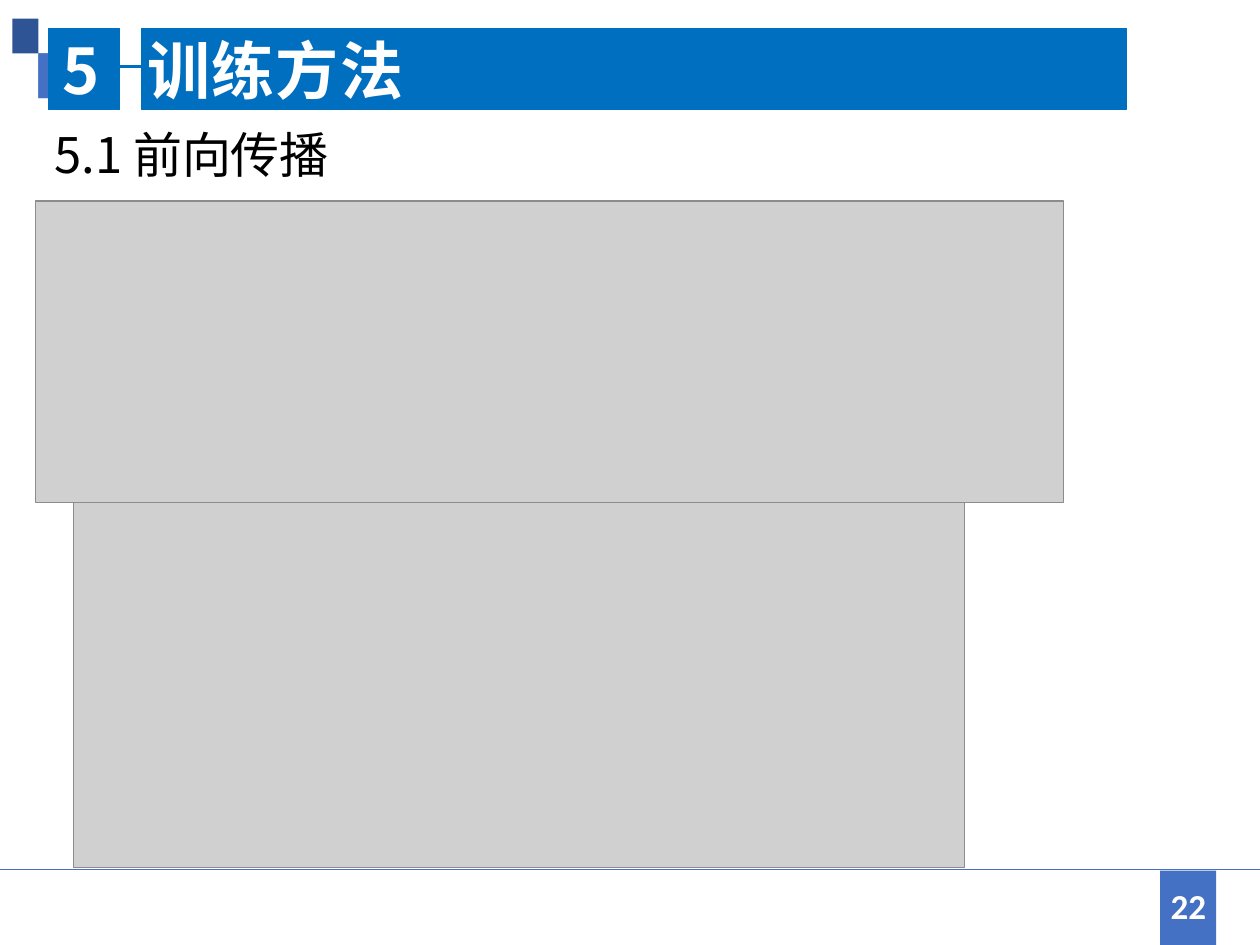
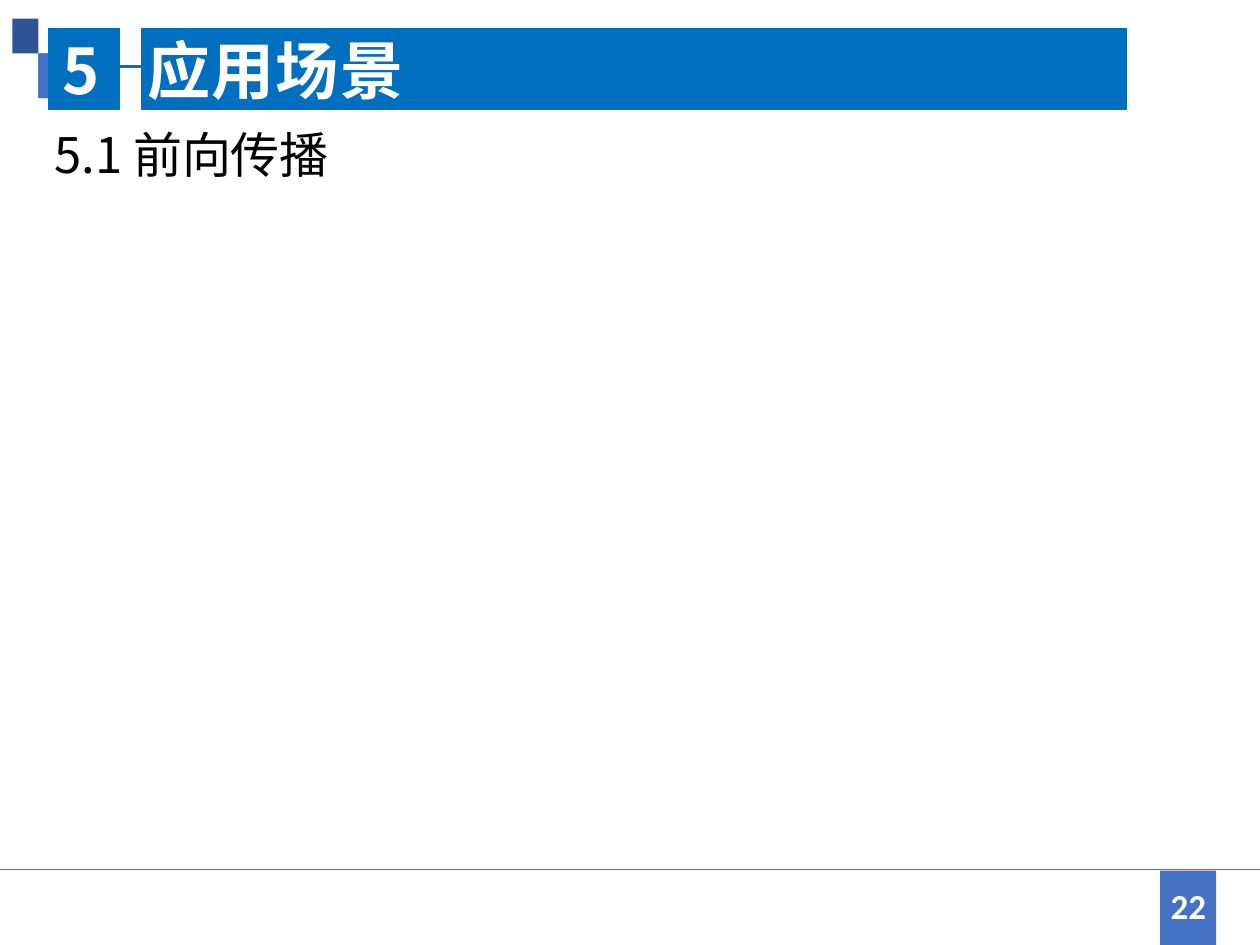
Before and after one commit to jingwei1205/MyCourse, a slide deck: slide 22 of 卫星定位/WIFI室内定位方法综述.pptx. Drawn at 1260x945 pixels with LibreOffice and Linux fonts; fonts in the diff are those of the drawing; grey boxes stand for pictures. Boxes give left, top, right and bottom in pixels: in the first picture for what was removed or moved away, otherwise in the second. Text is boxed around its words. In the diff, an @@ line names an element or a change of style, - is before the commit and + after.

Commit message:
revise ppt

```diff
--- a/卫星定位/WIFI室内定位方法综述.pptx
+++ b/卫星定位/WIFI室内定位方法综述.pptx
@@ title at (62,40,403,100): text changed @@
-5 训练方法
+5 应用场景
@@ picture removed at (35,200,1063,503) @@
@@ picture removed at (73,466,964,868) @@
```
Also in this commit, not shown: 2 other slides changed, 2 slides removed.
